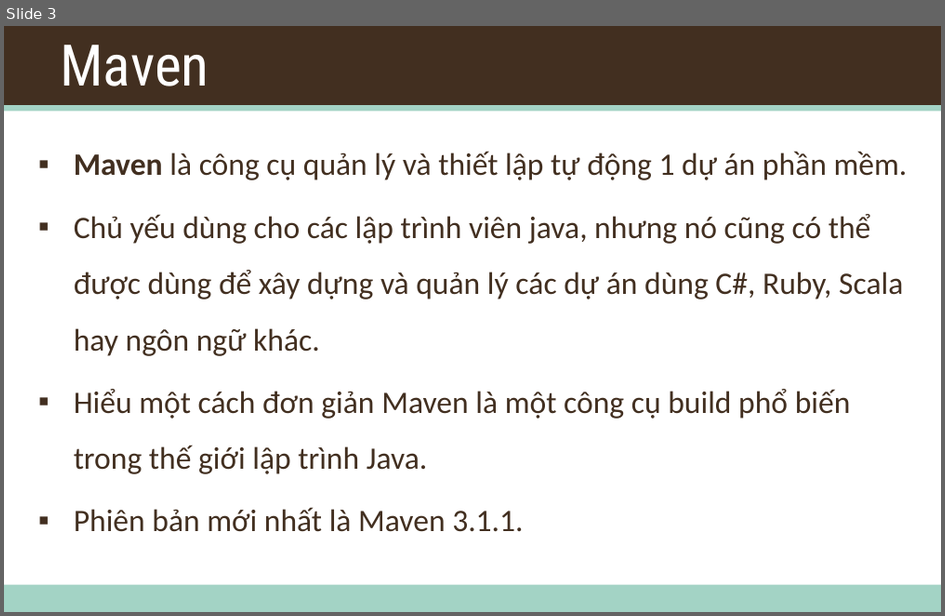
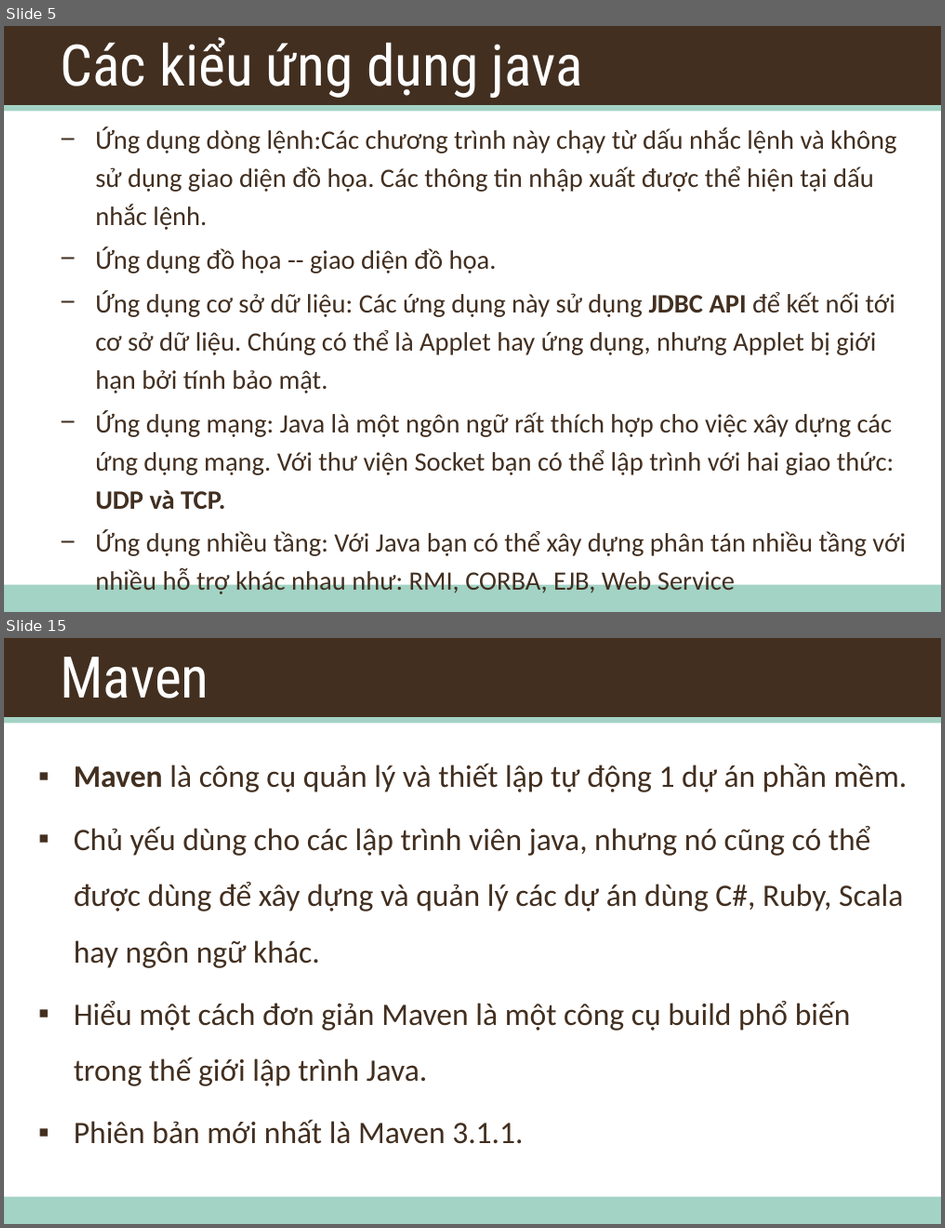
Before and after one commit to daotk/cap-deadline, a slide deck: Training/Training.pptx. Shown one above the other, each under a label of ours: slide 3 before the commit, slides 5 and 15 after it; the slides between them are not shown. The pictures are 945x616 and 945x1228 pixels, drawn with LibreOffice and Linux fonts; fonts in the diff are those of the drawing; background and template pictures are left out. Boxes give left, top, right and bottom in pixels: in the first picture for what was removed or moved away, otherwise in the second. Text is boxed around its words. In the diff, an @@ line names an element or a change of style, - is before the commit and + after.

```diff
--- a/Training/Training.pptx
+++ b/Training/Training.pptx
@@ slide 5 added at <box>4,26,941,612</box>, background #FFFFFF; not listed: 3 template elements that a slide beside it also shows @@
@@ title added at <box>60,37,583,98</box>, 44 pt, text #FFFFFF @@
+Các kiểu ứng dụng java
@@ text added at <box>95,126,906,594</box>, 20.4 pt, text #422F20 @@
+− Ứng dụng dòng lệnh:Các chương trình này chạy từ dấu nhắc lệnh và không sử dụng giao diện đồ họa. Các thông tin nhập xuất được thể hiện tại dấu nhắc lệnh.
+− Ứng dụng đồ họa -- giao diện đồ họa.
+− Ứng dụng cơ sở dữ liệu: Các ứng dụng này sử dụng JDBC API để kết nối tới cơ sở dữ liệu. Chúng có thể là Applet hay ứng dụng, nhưng Applet bị giới hạn bởi tính bảo mật.
+− Ứng dụng mạng: Java là một ngôn ngữ rất thích hợp cho việc xây dựng các ứng dụng mạng. Với thư viện Socket bạn có thể lập trình với hai giao thức: UDP và TCP.
+− Ứng dụng nhiều tầng: Với Java bạn có thể xây dựng phân tán nhiều tầng với nhiều hỗ trợ khác nhau như: RMI, CORBA, EJB, Web Service
@@ what was slide 3 is now slide 15 @@
```
Also in this commit, not shown: 1 slide changed, 12 other slides added, 1 slide removed.
